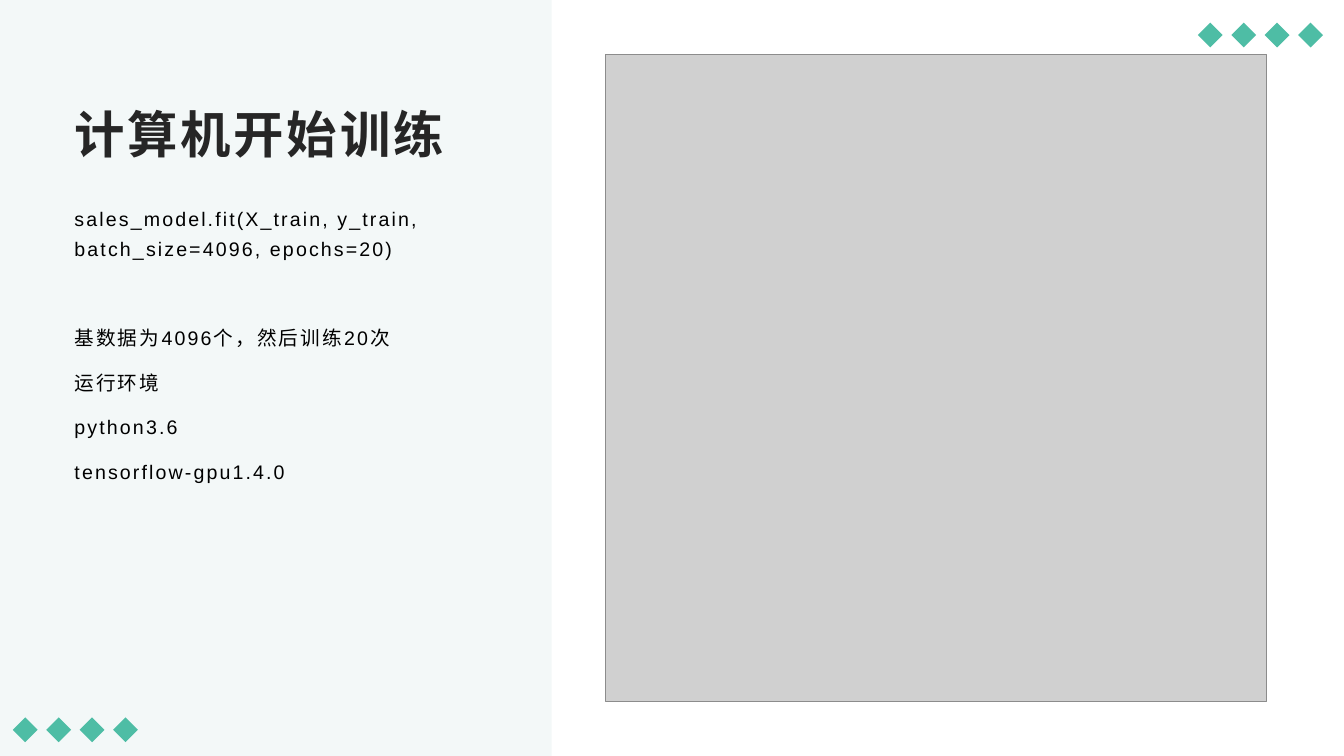
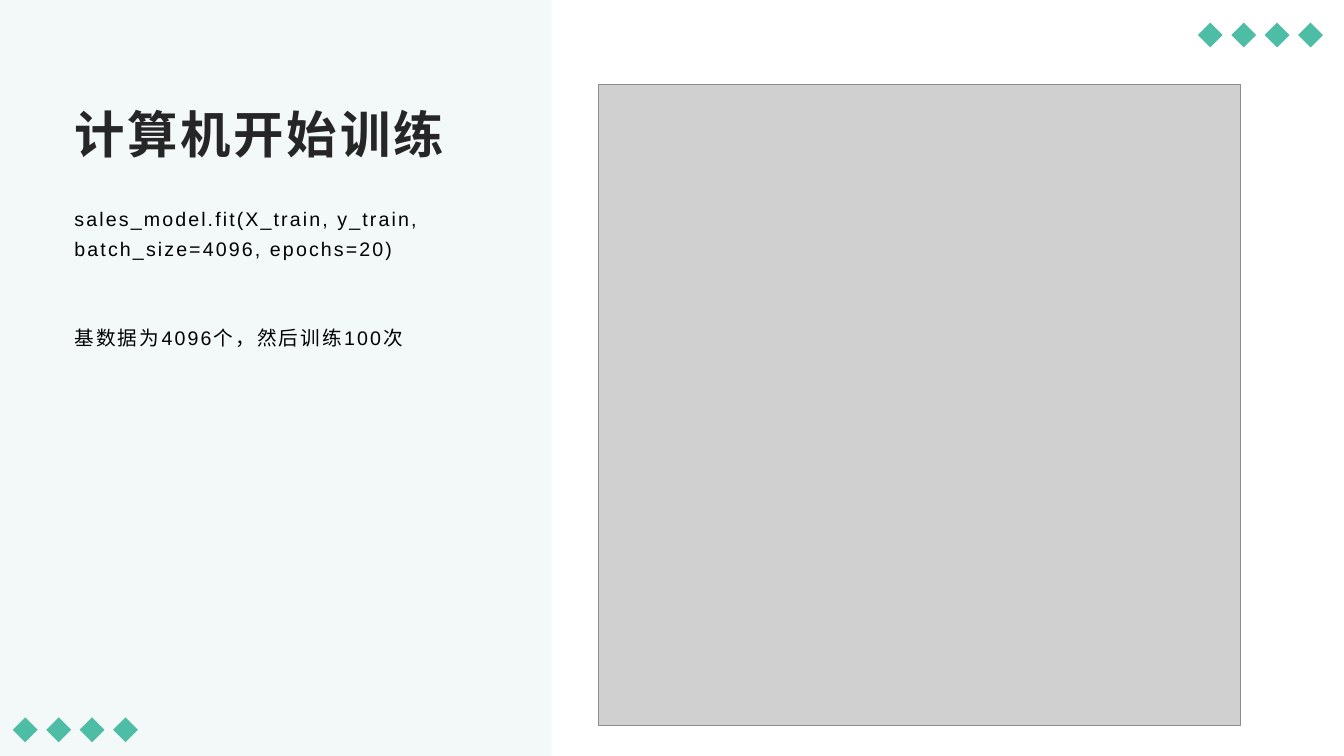
Before and after one commit to ZefanLin159/First-repository, a slide deck: slide 20 of Kaggle/Machine Learning.pptx (slide 19 before the commit). Drawn at 1344x756 pixels with LibreOffice and Linux fonts; fonts in the diff are those of the drawing; grey boxes stand for pictures. Boxes give left, top, right and bottom in pixels: in the first picture for what was removed or moved away, otherwise in the second. Text is boxed around its words. In the diff, an @@ line names an element or a change of style, - is before the commit and + after.

```diff
--- a/Kaggle/Machine Learning.pptx
+++ b/Kaggle/Machine Learning.pptx
@@ picture: place and size @@
-picture at (606,54,1267,703)
+picture at (599,85,1241,725)
@@ text at (74,328,342,347): text changed @@
-基数据为4096个，然后训练20次
-运行环境
-python3.6
-tensorflow-gpu1.4.0
+基数据为4096个，然后训练100次
```
Also in this commit, not shown: 1 other slide changed, 3 slides added, 2 slides removed, 3 other files.
